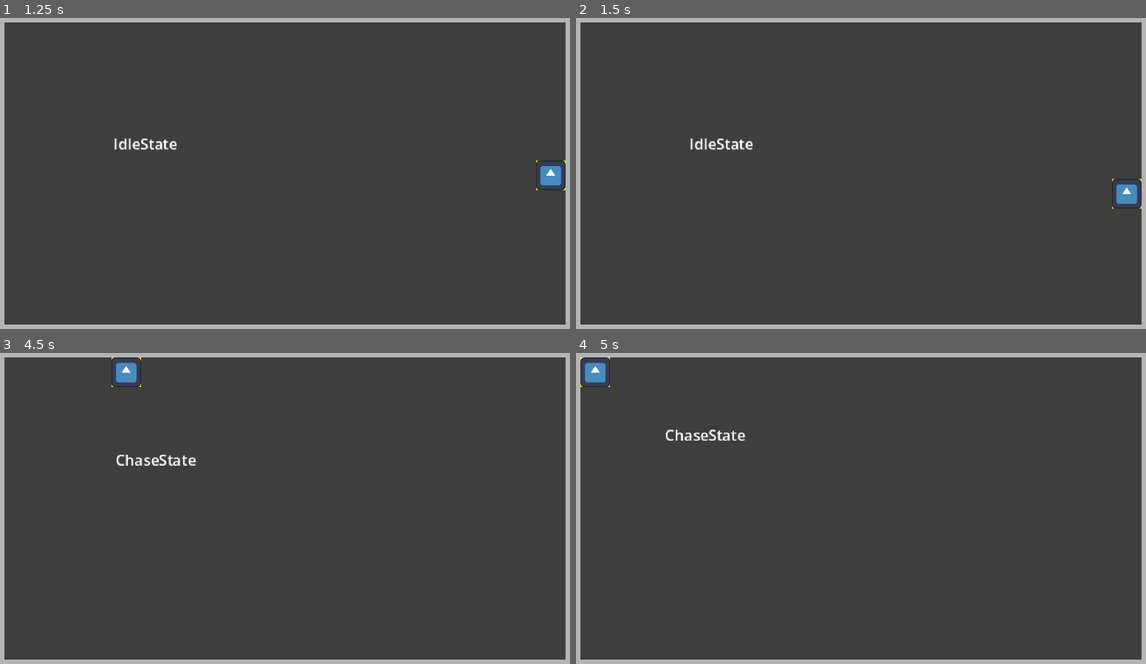
Above: before the commit, frames 1-4 (two rows, left to right).
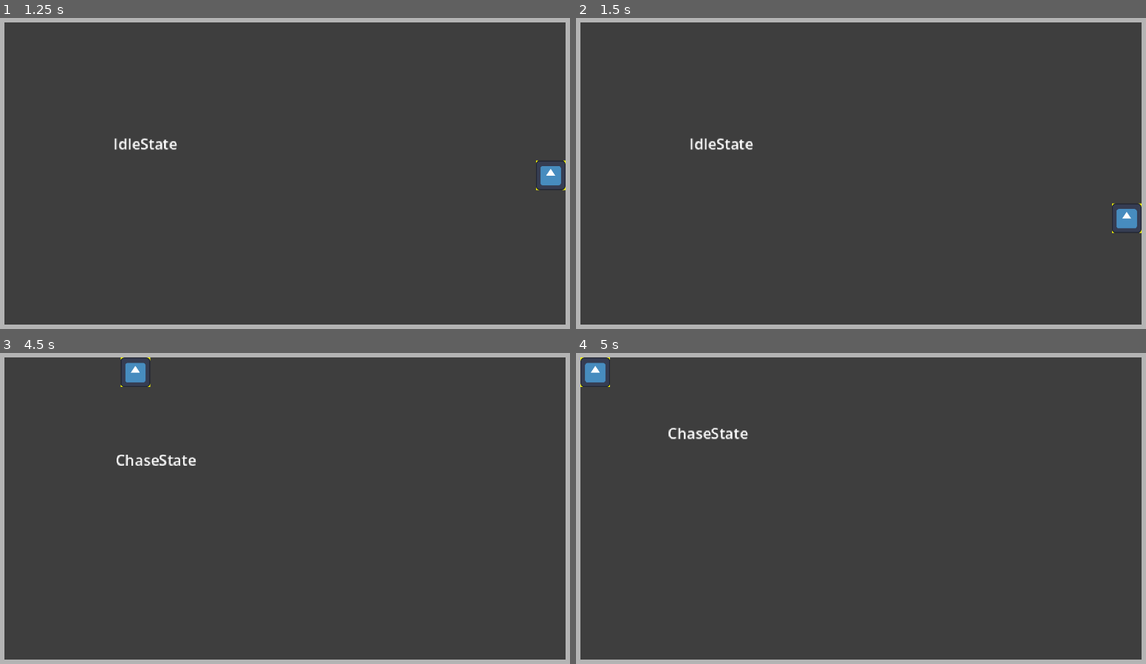
Above: after the commit, the same moments.

Repository: Cedro23/one-step-from-death
Game: Godot game, scene res://main.tscn
The game is run twice, just before and just after one commit, with the same random seed, the same clock (stepped at 60 frames per second) and the same inputs. The engine's default icon, where the game draws it, is replaced by a stand-in: a white triangle on a blue panel in a dark square.
Inputs (mouse positions are in pixels of both pictures, inside the frame that each line leads up to):
- Up to frame 1 (1.25 s): tap Enter at 0.5 s; move the mouse to (416, 157) at 0.52 s; press the mouse at (416, 157) at 0.53 s; hold D (right) from 0.53 s (still down)
- Up to frame 2 (1.5 s): tap Space (dodge) at 1.25 s; move the mouse to (741, 189) at 1.27 s; release D (right) at 1.28 s; release the mouse at (741, 189) at 1.28 s; hold S (down) from 1.28 s (still down); click (741, 189) at 1.35 s
- Up to frame 3 (4.5 s): move the mouse to (342, 436) at 2.02 s; release S (down) at 2.03 s; hold D (right) 2.03-2.78 s; hold Space (dodge) 2.03-2.78 s; click (342, 436) at 2.3 s; tap Enter at 2.75 s; move the mouse to (256, 573) at 2.77 s; hold W (up) 2.78-3.53 s; click (256, 573) at 2.85 s; move the mouse to (461, 558) at 3.52 s; press the mouse at (461, 558) at 3.53 s; hold A (left) from 3.53 s (still down); move the mouse to (108, 458) at 4.27 s; release the mouse at (108, 458) at 4.28 s; tap Space (dodge) at 4.35 s
- Up to frame 4 (5 s): keep holding A (left); click (684, 458) at 4.55 s

Frame 1 is identical in both runs. In frame 2, 0.6% of the frame differs, in the area x 94-100%, y 51-70%; in frame 3, 0.3%; in frame 4, 0.4%.

Commit message:
refactor: hurtbox is now a component

Diff:
--- a/actors/enemies/shambler/shambler.gd
+++ b/actors/enemies/shambler/shambler.gd
@@ -2,3 +2,6 @@
 extends CharacterBody2D
 
 @onready var state_machine: StateMachine = $StateMachine
+
+func _on_hurtbox_hit() -> void:
+	queue_free()
--- a/actors/enemies/shambler/shambler.tscn
+++ b/actors/enemies/shambler/shambler.tscn
@@ -7,6 +7,7 @@
 [ext_resource type="Script" uid="uid://b65dkmhfsyovg" path="res://debug/status_label.gd" id="5_7bp7g"]
 [ext_resource type="Script" uid="uid://doaed1r1r0iyd" path="res://actors/enemies/shambler/states/lunge_state.gd" id="5_duj33"]
 [ext_resource type="Script" uid="uid://nk72jsno0jrx" path="res://actors/enemies/shambler/states/recovery_state.gd" id="6_f3dtn"]
+[ext_resource type="PackedScene" uid="uid://dbhn08kroce3b" path="res://components/hurtbox.tscn" id="8_7o1q8"]
 
 [sub_resource type="LabelSettings" id="LabelSettings_ig7tw"]
 font_size = 8
@@ -76,6 +77,10 @@
 [node name="RecoveryTimer" type="Timer" parent="." unique_id=481563301]
 one_shot = true
 
+[node name="Hurtbox" parent="." unique_id=364259304 instance=ExtResource("8_7o1q8")]
+size = 14
+
 [connection signal="timeout" from="LungeWindupTimer" to="StateMachine/LungeState" method="_on_lunge_windup_timer_timeout"]
 [connection signal="timeout" from="LungeTimer" to="StateMachine/LungeState" method="_on_lunge_timer_timeout"]
 [connection signal="timeout" from="RecoveryTimer" to="StateMachine/RecoveryState" method="_on_recovery_timer_timeout"]
+[connection signal="hit" from="Hurtbox" to="." method="_on_hurtbox_hit"]
--- a/actors/hurt_box.gd
+++ /dev/null
@@ -1,7 +0,0 @@
-extends Area2D
-
-signal hit
-
-func _on_area_entered(area: Area2D) -> void:
-	if area.is_in_group("hitbox"):
-		hit.emit()
--- a/actors/player/player.gd
+++ b/actors/player/player.gd
@@ -11,7 +11,7 @@
 @onready var attack_hitbox_collision: CollisionShape2D = $AttackHitBox/CollisionShape2D
 var is_attacking: bool = false
 
-@onready var hurtbox: Area2D = $HurtBox
+@onready var hurtbox: Area2D = $Hurtbox
 @onready var roll_timer: Timer = $RollTimer
 @onready var roll_cooldown_timer: Timer = $RollCooldownTimer
 var is_rolling: bool = false
@@ -28,8 +28,8 @@
 		sprite.flip_h = false
 
 #region Attack Hitbox
-func trigger_attack_hitbox(position: Vector2):
-	attack_hitbox.position = position
+func trigger_attack_hitbox(hitbox_pos: Vector2):
+	attack_hitbox.position = hitbox_pos
 	attack_hitbox_collision.disabled = false
 	is_attacking = true
 	attack_hitbox_timer.start()
@@ -58,13 +58,13 @@
 	can_roll = true
 #endregion
 
-func _physics_process(delta: float) -> void:
+func _physics_process(_delta: float) -> void:
 	get_input()
 	if !is_rolling:
 		velocity = input_direction * speed
 	move_and_slide()
 
-func _process(delta: float) -> void:
+func _process(_delta: float) -> void:
 	update_sprite_direction()
 
 func _input(event: InputEvent) -> void:
@@ -74,5 +74,5 @@
 	if event.is_action_pressed("dodge") and can_roll:
 		roll()
 
-func _on_hurt_box_hit() -> void:
+func _on_hurtbox_hit() -> void:
 	get_tree().reload_current_scene()
--- a/actors/player/player.tscn
+++ b/actors/player/player.tscn
@@ -2,16 +2,13 @@
 
 [ext_resource type="Script" uid="uid://bmxmm8kjvf18m" path="res://actors/player/player.gd" id="1_i3pqv"]
 [ext_resource type="Texture2D" uid="uid://d1ylwiymvmqbq" path="res://icon.svg" id="2_hqtel"]
-[ext_resource type="Script" uid="uid://pwgft0glnqsa" path="res://actors/hurt_box.gd" id="4_lsqbn"]
+[ext_resource type="PackedScene" uid="uid://dbhn08kroce3b" path="res://components/hurtbox.tscn" id="3_ax26v"]
 
 [sub_resource type="RectangleShape2D" id="RectangleShape2D_0xm2m"]
 size = Vector2(16, 16)
 
 [sub_resource type="RectangleShape2D" id="RectangleShape2D_1bvp3"]
 size = Vector2(8, 8)
-
-[sub_resource type="RectangleShape2D" id="RectangleShape2D_6p1w3"]
-size = Vector2(10, 10)
 
 [node name="Player" type="CharacterBody2D" unique_id=289554604 groups=["player"]]
 script = ExtResource("1_i3pqv")
@@ -41,21 +38,16 @@
 one_shot = true
 
 [node name="RollTimer" type="Timer" parent="." unique_id=180613411]
-wait_time = 0.175
+wait_time = 0.1
 one_shot = true
 
 [node name="RollCooldownTimer" type="Timer" parent="." unique_id=1452363848]
 wait_time = 0.6
 one_shot = true
 
-[node name="HurtBox" type="Area2D" parent="." unique_id=1839867749]
-script = ExtResource("4_lsqbn")
-
-[node name="CollisionShape2D" type="CollisionShape2D" parent="HurtBox" unique_id=169376859]
-shape = SubResource("RectangleShape2D_6p1w3")
+[node name="Hurtbox" parent="." unique_id=364259304 instance=ExtResource("3_ax26v")]
 
 [connection signal="timeout" from="AttackHitBox/Timer" to="." method="_on_attack_timer_timeout"]
 [connection signal="timeout" from="RollTimer" to="." method="_on_roll_timer_timeout"]
 [connection signal="timeout" from="RollCooldownTimer" to="." method="_on_roll_cooldown_timer_timeout"]
-[connection signal="area_entered" from="HurtBox" to="HurtBox" method="_on_area_entered"]
-[connection signal="hit" from="HurtBox" to="." method="_on_hurt_box_hit"]
+[connection signal="hit" from="Hurtbox" to="." method="_on_hurtbox_hit"]
--- /dev/null
+++ b/components/hurtbox.gd
@@ -0,0 +1,13 @@
+extends Area2D
+
+signal hit
+
+@export var size: int = 10
+@onready var collision_shape: CollisionShape2D = $CollisionShape2D
+
+func _ready() -> void:
+	collision_shape.shape.set_size(Vector2(size, size))
+
+func _on_area_entered(area: Area2D) -> void:
+	if area.is_in_group("hitbox"):
+		hit.emit()
--- /dev/null
+++ b/components/hurtbox.tscn
@@ -0,0 +1,15 @@
+[gd_scene format=3 uid="uid://dbhn08kroce3b"]
+
+[ext_resource type="Script" uid="uid://pwgft0glnqsa" path="res://components/hurtbox.gd" id="1_ms22k"]
+
+[sub_resource type="RectangleShape2D" id="RectangleShape2D_drkix"]
+resource_local_to_scene = true
+size = Vector2(10, 10)
+
+[node name="Hurtbox" type="Area2D" unique_id=364259304]
+script = ExtResource("1_ms22k")
+
+[node name="CollisionShape2D" type="CollisionShape2D" parent="." unique_id=194035351]
+shape = SubResource("RectangleShape2D_drkix")
+
+[connection signal="area_entered" from="." to="." method="_on_area_entered"]
--- a/debug/status_label.gd
+++ b/debug/status_label.gd
@@ -2,5 +2,5 @@
 
 @export var state_machine: StateMachine
 
-func _process(delta: float) -> void:
+func _process(_delta: float) -> void:
 	text = state_machine.current_state.name
Renamed: actors/hurt_box.gd.uid -> components/hurtbox.gd.uid
